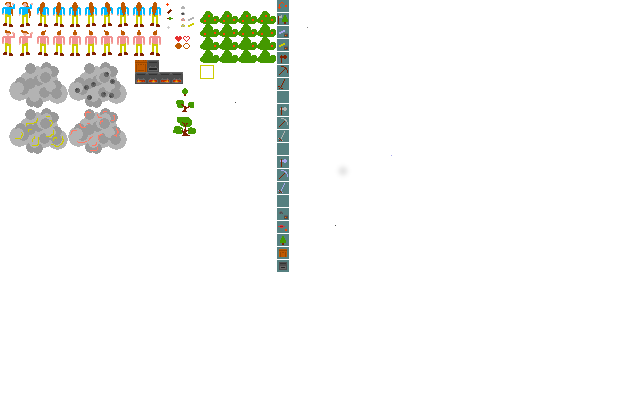
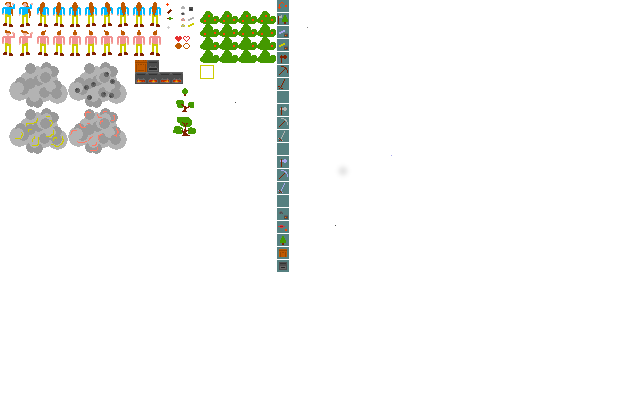
Revision of a layered 640 × 400 image; what changed, layer by layer:
painted on "Hintergrund" over [left=189, top=7, right=193, bottom=11]
